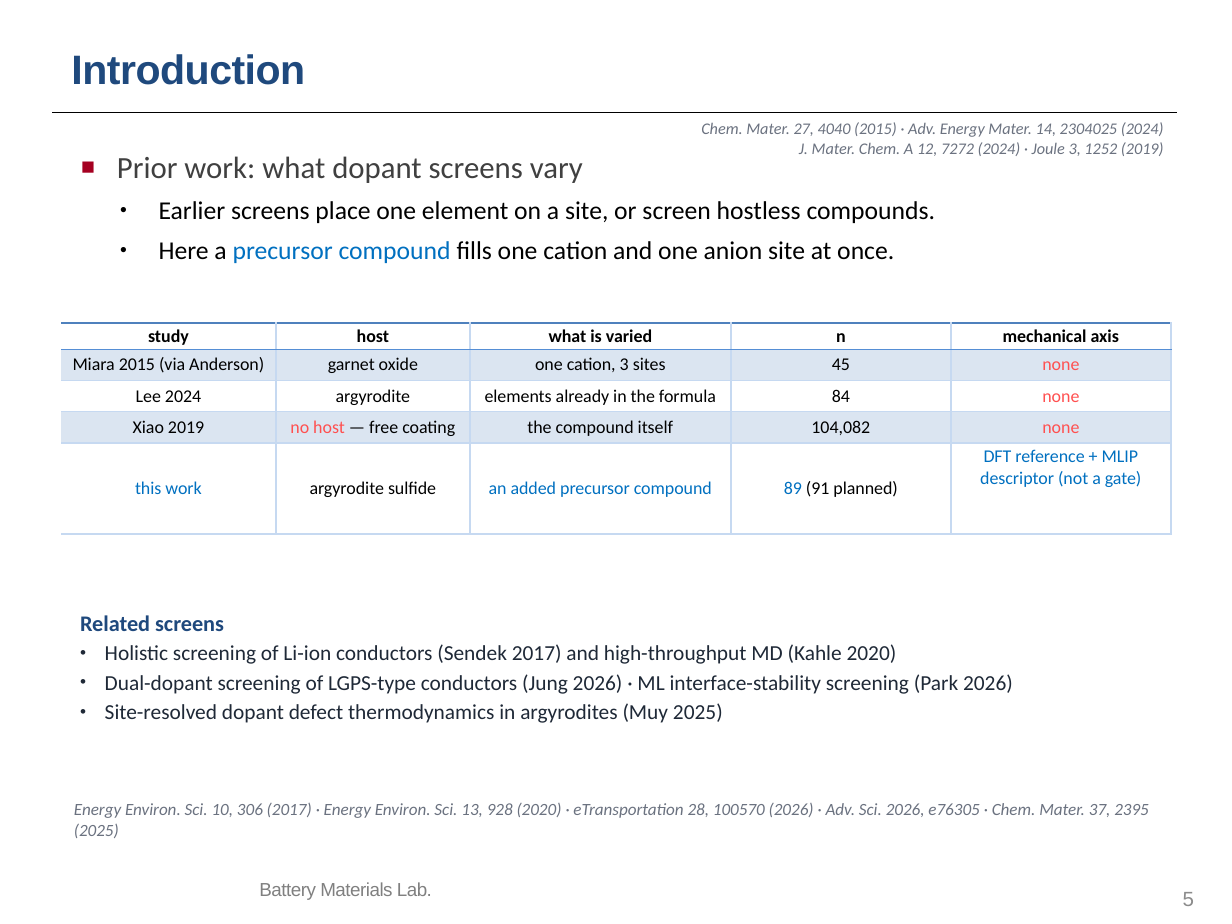
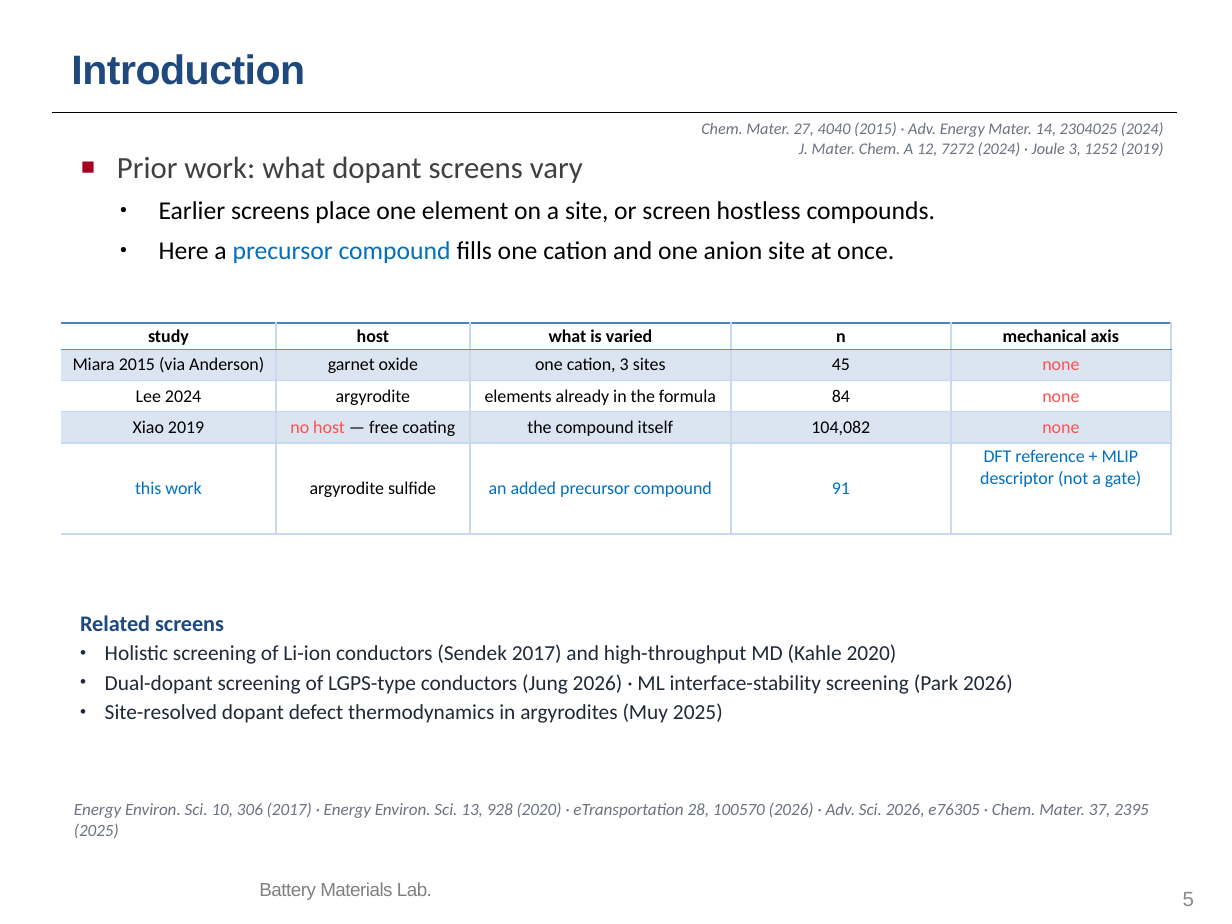
Before and after one commit to yonghoon7153-source/Yonghoon-DEM-DFT, a slide deck: slide 5 of kb/seminars/Research_Seminar_2026_10_13_cascade_progress.pptx. Drawn at 1232x924 pixels with LibreOffice and Linux fonts; fonts in the diff are those of the drawing; background and template pictures are left out. Boxes give left, top, right and bottom in pixels: in the first picture for what was removed or moved away, otherwise in the second. Text is boxed around its words. In the diff, an @@ line names an element or a change of style, - is before the commit and + after.

```diff
--- a/kb/seminars/Research_Seminar_2026_10_13_cascade_progress.pptx
+++ b/kb/seminars/Research_Seminar_2026_10_13_cascade_progress.pptx
@@ table at (62, 323, 1172, 513) @@
-row 5, column 4: 89 (91 planned)
+row 5, column 4: 91
```
Also in this commit, not shown: 9 other slides changed, 1 slide added, 17 other files.
